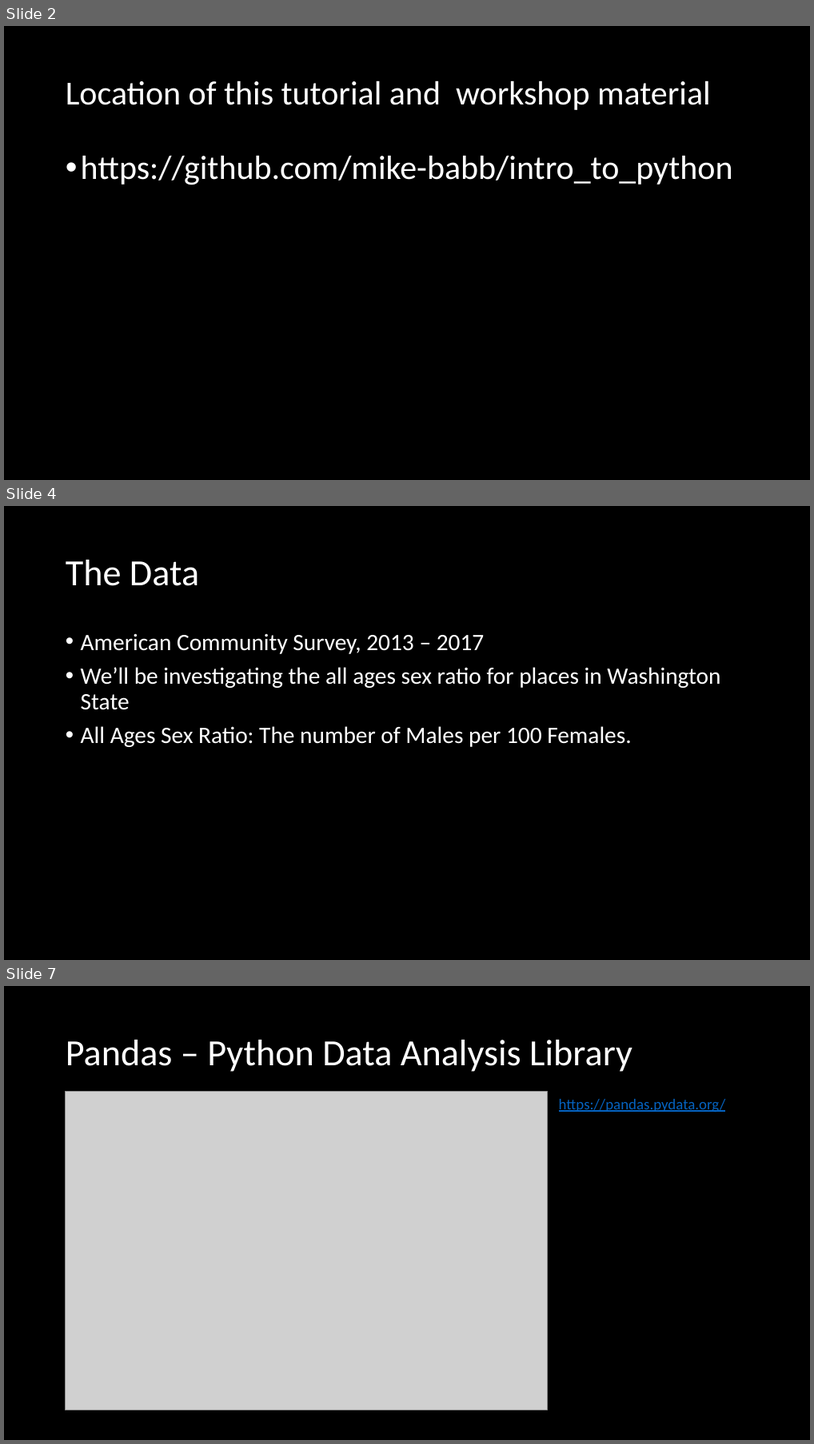
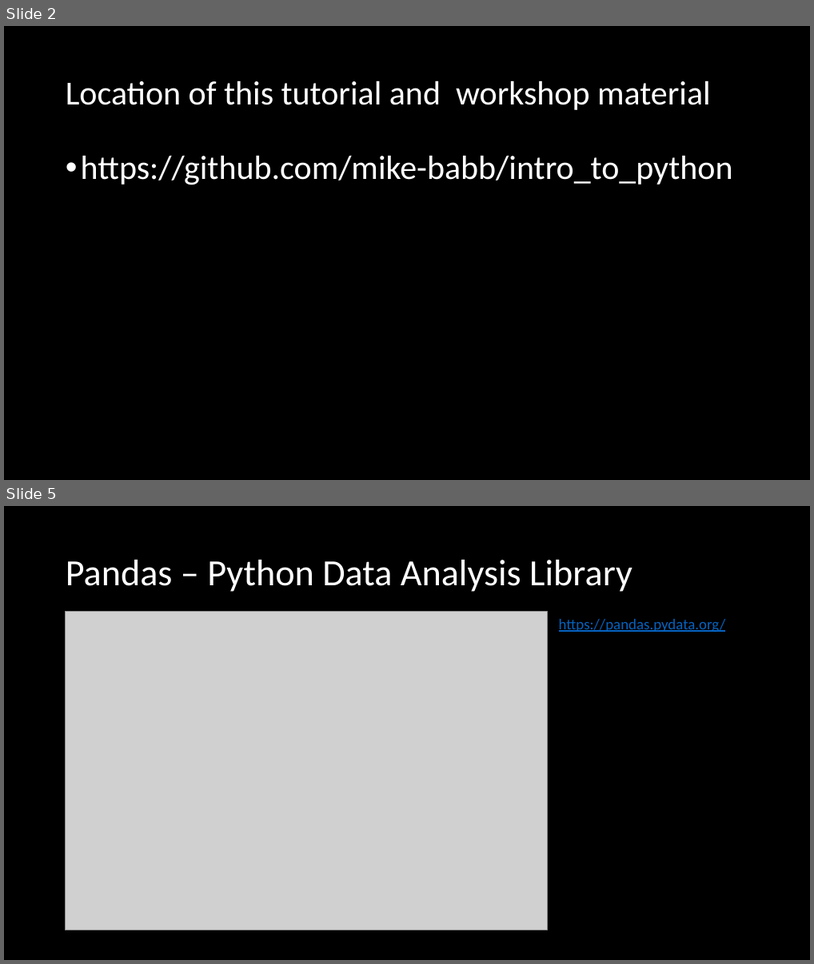
Before and after one commit to mike-babb/intro_to_python, a slide deck: Introduction to Python.pptx. Shown one above the other, each under a label of ours: slides 2, 4 and 7 before the commit, slides 2 and 5 after it; the slides between them are not shown. The pictures are 814x1444 and 814x964 pixels, drawn with LibreOffice and Linux fonts; fonts in the diff are those of the drawing; grey boxes stand for pictures. Boxes give left, top, right and bottom in pixels: in the first picture for what was removed or moved away, otherwise in the second. Text is boxed around its words. In the diff, an @@ line names an element or a change of style, - is before the commit and + after.

```diff
--- a/Introduction to Python.pptx
+++ b/Introduction to Python.pptx
@@ slide 4 removed at (4, 506, 810, 960), background #000000 @@
@@ title removed at (66, 560, 199, 586) @@
-The Data
@@ text removed at (81, 633, 721, 747) @@
-• American Community Survey, 2013 – 2017
-• We’ll be investigating the all ages sex ratio for places in Washington State
-• All Ages Sex Ratio: The number of Males per 100 Females.
@@ what was slide 7 is now slide 5 @@
```
Also in this commit, not shown: 4 slides changed, 2 other files.
